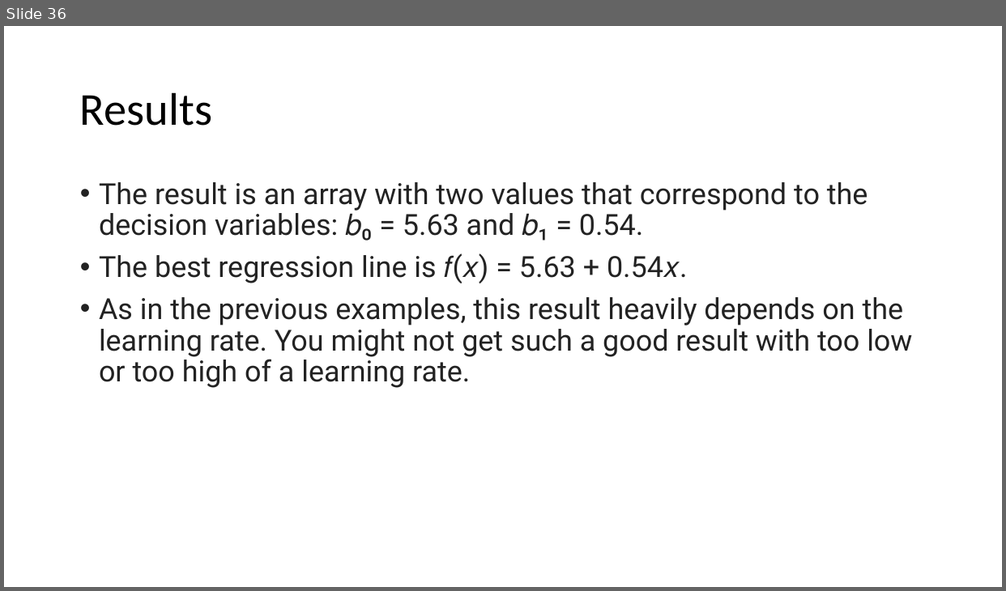
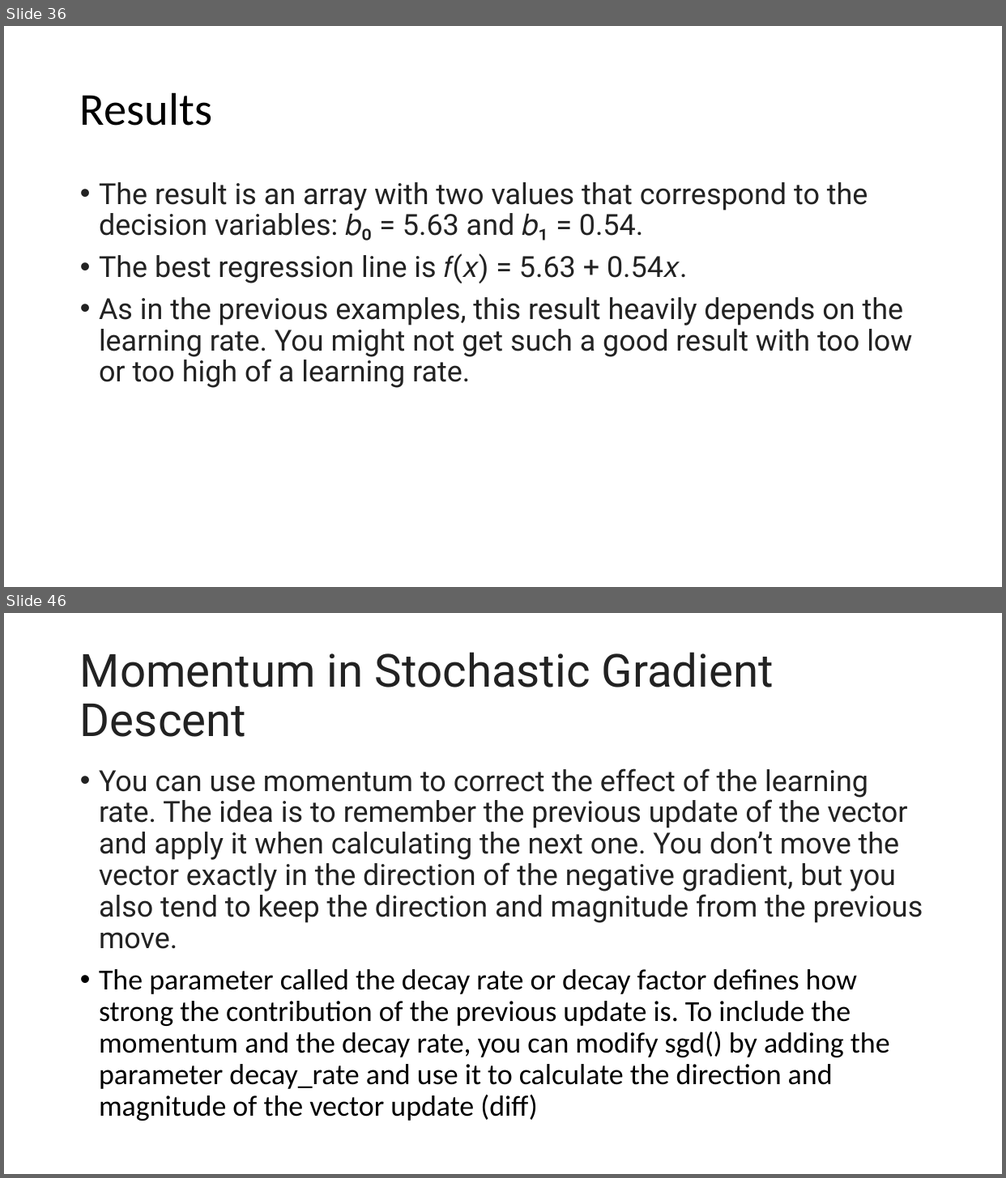
Before and after one commit to motazsaad/Math-Statistics-DataScience, a slide deck: slides/Stochastic Gradient Descent Algorithm.pptx. Shown one above the other, each under a label of ours: slide 36 before the commit, slides 36 and 46 after it; the slides between them are not shown. The pictures are 1006x591 and 1006x1178 pixels, drawn with LibreOffice and Linux fonts; fonts in the diff are those of the drawing. Boxes give left, top, right and bottom in pixels: in the first picture for what was removed or moved away, otherwise in the second. Text is boxed around its words. In the diff, an @@ line names an element or a change of style, - is before the commit and + after.

```diff
--- a/slides/Stochastic Gradient Descent Algorithm.pptx
+++ b/slides/Stochastic Gradient Descent Algorithm.pptx
@@ slide 46 added at (4, 613, 1002, 1174), background #FFFFFF @@
@@ title added at (80, 652, 774, 737), 44 pt, text #222222 @@
+Momentum in Stochastic Gradient Descent
@@ text added at (99, 769, 923, 1121), 28 pt, text #222222 @@
+• You can use momentum to correct the effect of the learning rate. The idea is to remember the previous update of the vector and apply it when calculating the next one. You don’t move the vector exactly in the direction of the negative gradient, but you also tend to keep the direction and magnitude from the previous move.
+• The parameter called the decay rate or decay factor defines how strong the contribution of the previous update is. To include the momentum and the decay rate, you can modify sgd() by adding the parameter decay_rate and use it to calculate the direction and magnitude of the vector update (diff)
```
Also in this commit, not shown: 15 other slides added, 2 slides removed.
